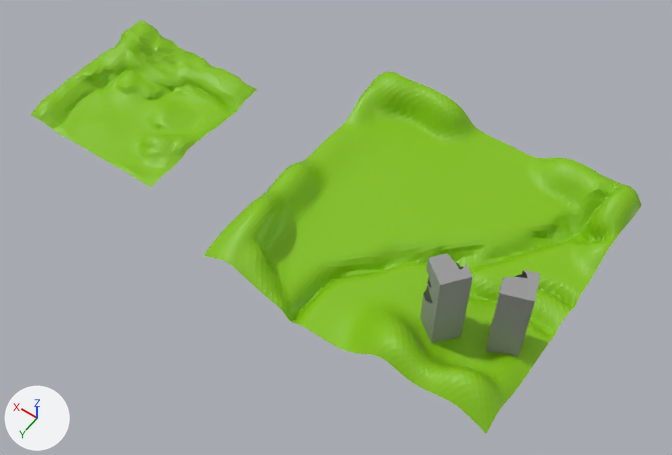
An edit to the Blender file TerrainFinal/TerrainFinal.blend, drawn before and after from the same camera.
Camera for both pictures: a 50 mm camera at (-190.4, 152.6, 230.0) aimed at (-86.5, 7.1, 1.4). Arrows for +X, +Y and +Z are at lower left; the lights stay in place.

The older version as bpy lines, for what is in view:
```python
me_cube_003 = bpy.data.meshes.new('Cube.003')
me_cube_003.from_pydata(...)  # 723 vertices, 701 faces; spans x -1.0..1.0, y -1.03..1.0, z -1.0..1.0
# faces by material slot: [607, 94]
me_cube_003.materials.append(mat_base)  # grey #999999
me_cube_003.materials.append(mat_indent)  # dark grey #4a4a4a
me_cube_004 = bpy.data.meshes.new('Cube.004')
me_cube_004.from_pydata(...)  # 831 vertices, 808 faces; spans x -1.0..1.0, y -1.03..1.0, z -1.0..1.0
# faces by material slot: [641, 167]
me_cube_004.materials.append(mat_base)  # grey #999999
me_cube_004.materials.append(mat_indent)  # dark grey #4a4a4a
me_plane_003 = bpy.data.meshes.new('Plane.003')
me_plane_003.from_pydata(...)  # 5204 vertices, 5202 faces; spans x -1.17..1.16, y -1.15..1.14, z -0.16..0.33
me_plane_003.materials.append(mat_material_001)
ob_cube = bpy.data.objects.new('Cube', me_cube_003)
ob_cube.location = (-150.3, 16.3, 20.8)
ob_cube.rotation_euler = (0.0, 0.0, 0.338)  # degrees (0, 0, 19)
ob_cube.scale = (4.43, 4.43, 14.7)
_m = ob_cube.modifiers.new('Decimate', 'DECIMATE')
_m.decimate_type = 'DISSOLVE'
_m.angle_limit = 0.0
ob_cube_001 = bpy.data.objects.new('Cube.001', me_cube_004)
ob_cube_001.location = (-133.3, 22.3, 20.8)
ob_cube_001.rotation_euler = (0.0, 0.0, -0.658)  # degrees (0, 0, -38)
ob_cube_001.scale = (4.43, 4.43, 14.7)
ob_plane_003 = bpy.data.objects.new('Plane.003', me_plane_003)
ob_plane_003.location = (-113.1, -2.9, 6.5)
ob_plane_003.scale = (41.6, 41.6, 41.6)
# also in view: 'Plane.002' at (0.2, -0.1, 5.3)
```
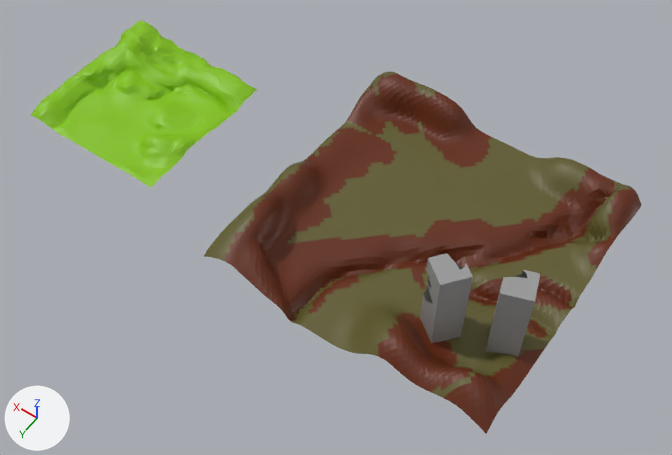
Changed parts and their boxes [x1, y1, x2, y2] in the pictures (672 x 455 px):
part 1 of me_plane_003, recoloured: [225, 74, 641, 434] in both
part 2 of me_plane_003, recoloured: [204, 72, 631, 398] in both

What the commit changed:
Material 'Brown' (mat_brown) is new.
Its base color is (0.123, 0.0184, 0.0) (brown #622500).
Material 'Grass' (mat_grass) is new.
Its base color is (0.115, 0.102, 0.0229) (dark yellow #5f5a2a).
me_plane_003 has 5204 vertices, 5202 faces and spans x -1.17..1.16, y -1.15..1.14, z -0.16..0.33.
me_plane_003 is used by ob_plane_003; location (-113.1, -2.9, 6.5); scale (41.6, 41.6, 41.6).
me_plane_003 part 1: 2490 of the faces centred in x -1.16..1.14, y -1.14..1.13, z -0.16..0.33 switch from mat_material_001 to mat_brown (brown #622500).
me_plane_003 part 2: 2712 of the faces centred in x -1.14..1.15, y -1.14..1.13, z -0.15..0.32 switch from mat_material_001 to mat_grass (dark yellow #5f5a2a).
